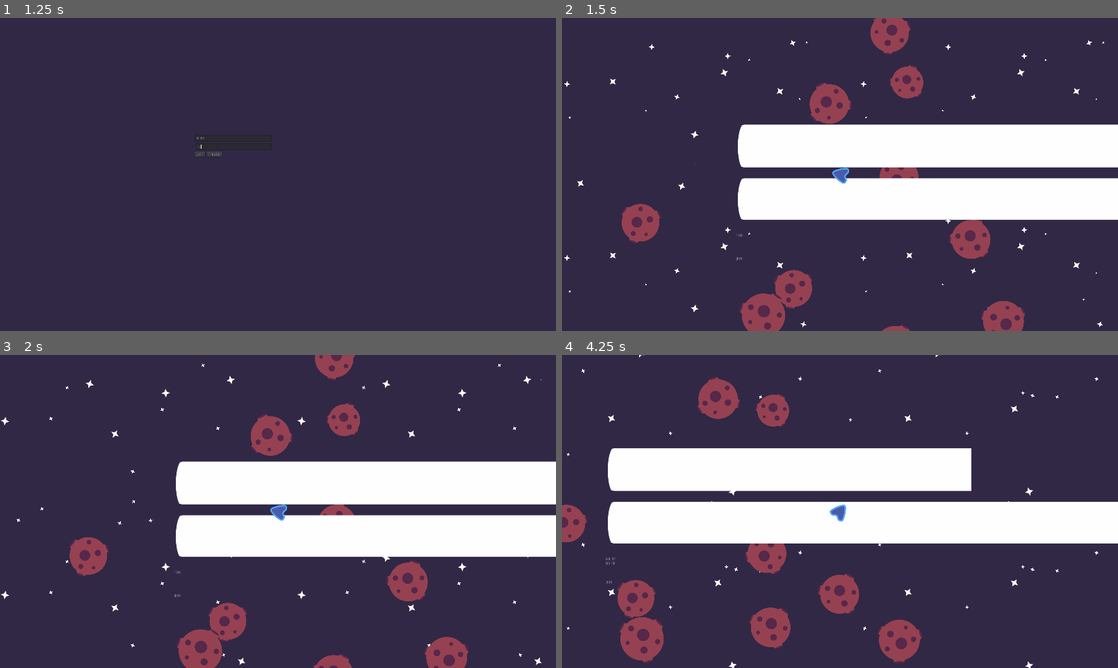
Above: before the commit, frames 1-4 (two rows, left to right).
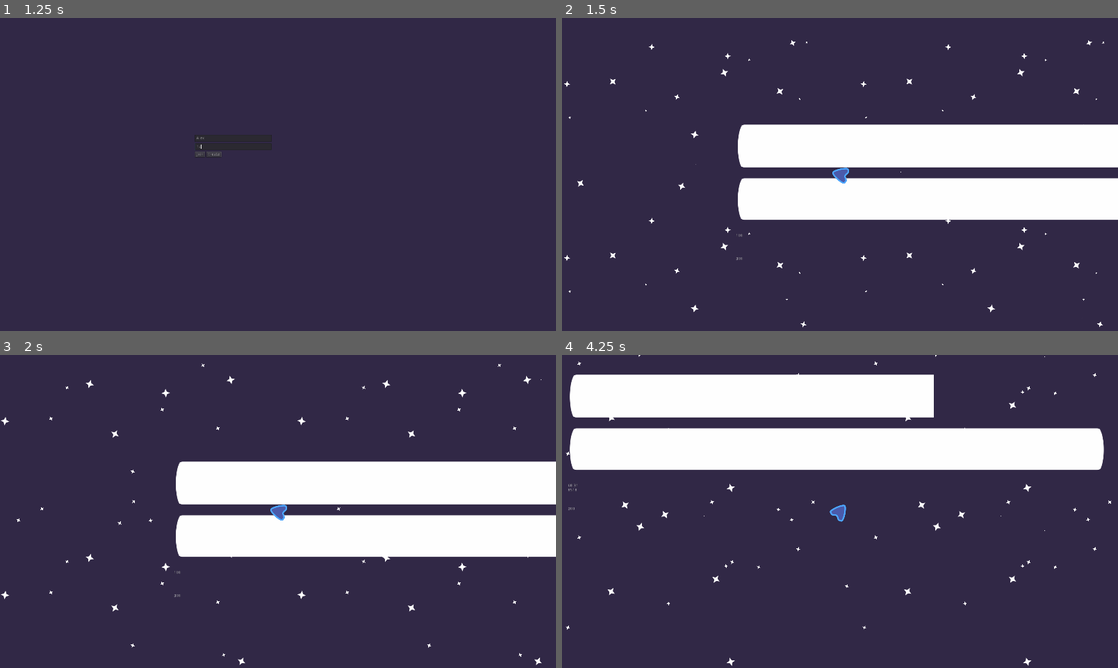
Above: after the commit, the same moments.

Repository: PIWEEK/spacehunters
Game: Godot game, scene res://Menu.tscn
The game is run twice, just before and just after one commit, with the same random seed, the same clock (stepped at 60 frames per second) and the same inputs.
Inputs (mouse positions are in pixels of both pictures, inside the frame that each line leads up to):
- Up to frame 1 (1.25 s): click (233, 136) at 0.52 s; type "Alex" at 0.6 s; click (233, 146) at 0.75 s; type "12" at 0.83 s
- Up to frame 2 (1.5 s): click "Join" at 1.25 s
- Up to frame 3 (2 s): no input
- Up to frame 4 (4.25 s): move the mouse to (962, 495) at 2.02 s; hold Right (ui_right) 2.03-2.78 s; hold Space (charge) 2.03-2.78 s; move the mouse to (728, 527) at 2.77 s; hold Down (ui_down) 2.78-3.53 s; right-click (728, 527) at 2.85 s; move the mouse to (895, 442) at 3.52 s; press the mouse at (895, 442) at 3.53 s; hold Right (ui_right) from 3.53 s (still down)

Frame 1 is identical in both runs. In frame 2, 5.7% of the frame differs, in the area x 10-84%, y 0-100%; in frame 3, 5.6%; in frame 4, 39%, in the area x 0-100%, y 0-100%.

Commit message:
asteroids remote

Diff:
--- a/Main.tscn
+++ b/Main.tscn
@@ -10,7 +10,7 @@
 [node name="Main" type="Node2D"]
 script = ExtResource( 6 )
 
-[node name="Node2D" parent="." instance=ExtResource( 4 )]
+[node name="Spawn" parent="." instance=ExtResource( 4 )]
 
 [node name="StarFieldBackground" parent="." instance=ExtResource( 3 )]
 
--- a/Network.gd
+++ b/Network.gd
@@ -5,6 +5,7 @@
 const MAX_PLAYERS = 10
 
 var players = { }
+var asteroids = {}
 var self_data = { name = '', position = Vector2(360, 180) }
 
 signal player_disconnected
@@ -28,7 +29,6 @@
     if ip.length() == 0:
         ip = DEFAULT_IP
 
-    print("dsfds ", ip)
     var peer = NetworkedMultiplayerENet.new()
     peer.create_client(ip, DEFAULT_PORT)
     get_tree().set_network_peer(peer)
@@ -67,3 +67,6 @@
 
 func update_position(id, position):
     players[id].position = position
+
+func update_asteroid(id, position, rotation_degrees, scale):
+    asteroids[id] = { position = position, rotation_degrees = rotation_degrees, scale = scale }
--- a/Objects/MovingAsteroid.gd
+++ b/Objects/MovingAsteroid.gd
@@ -11,17 +11,23 @@
 var rnd = RandomNumberGenerator.new()
 var velocity = Vector2()
 
+export var id = 0;
+
 func _ready():
-    set_rotation_degrees(_random_between(0, 360))
-    _set_random_velocity()
-    _set_random_position()
-    _set_random_size()
+    if is_network_master():
+        set_rotation_degrees(_random_between(0, 360))
+        _set_random_velocity()
+        _set_random_position()
+        _set_random_size()
 
 func _process(delta):
-    rotation_degrees += ROTATION_DEGREES * delta
+    if is_network_master():
+        rotation_degrees += ROTATION_DEGREES * delta
 
 func _physics_process(delta):
-    move_and_collide(velocity * delta)
+    if is_network_master():
+        move_and_collide(velocity * delta)
+        Network.update_asteroid(self.get_instance_id(), position, rotation_degrees, get_scale())
 
 func _set_random_position():
     global_position.x = _random_between(-MAX_POSITION, MAX_POSITION)
@@ -40,3 +46,8 @@
 func _random_between(minRnd, maxRnd):
     rnd.randomize()
     return rnd.randf_range(minRnd, maxRnd)
+
+func remote_update(update):
+    set_scale(update.scale)
+    position = update.position
+    rotation_degrees = update.rotation_degrees
--- a/Objects/MovingAsteroid.tscn
+++ b/Objects/MovingAsteroid.tscn
@@ -6,7 +6,9 @@
 [sub_resource type="CircleShape2D" id=1]
 radius = 62.0
 
-[node name="Asteroid mv" type="KinematicBody2D"]
+[node name="Asteroid mv" type="KinematicBody2D" groups=[
+"asteroid",
+]]
 script = ExtResource( 2 )
 
 [node name="Sprite" type="Sprite" parent="."]
--- a/Objects/RandomAsteroids.gd
+++ b/Objects/RandomAsteroids.gd
@@ -4,11 +4,15 @@
 const MOVING_ASTEROID = preload("res://Objects/MovingAsteroid.tscn")
 const TIMER = 30.0 # seconds
 
+puppet var remote_asteroids = {}
+var spawned_asteroids = false
+
 var _timer = null
 
 func _ready():
-    _spawn_asteroids()
-    _spawn_asteroids_periodically()
+    if is_network_master():
+        _spawn_asteroids()
+    # _spawn_asteroids_periodically()
 
 func _spawn_asteroids_periodically():
     _timer = Timer.new()
@@ -25,5 +29,35 @@
         # add it as a child of this "universe"-node
         add_child(asteroid)
 
+    spawned_asteroids = true
+
+func _process(delta: float) -> void:
+    if is_network_master():
+        rset_unreliable("remote_asteroids", Network.asteroids)
+    else:
+        if spawned_asteroids:
+            var asteroids = self.get_children()
+            for asteroid_id in remote_asteroids:
+                var asteroid = find_asteroid_by_id(asteroids, asteroid_id)
+
+                if asteroid:
+                    asteroid.remote_update(remote_asteroids[asteroid_id])
+        elif remote_asteroids:
+            for asteroid_id in remote_asteroids:
+                print('creo')
+                var asteroid = MOVING_ASTEROID.instance()
+                asteroid.id = asteroid_id
+                add_child(asteroid)
+
+            spawned_asteroids = true
+
+func find_asteroid_by_id(asteroids, id):
+    for child in asteroids:
+        print('find ', id, ' / ', child.id)
+        if(child.id == id):
+            return child
+
+    return null
+
 func _on_Timer_timeout():
     _spawn_asteroids()
--- a/Objects/RandomAsteroids.tscn
+++ b/Objects/RandomAsteroids.tscn
@@ -2,5 +2,5 @@
 
 [ext_resource path="res://Objects/RandomAsteroids.gd" type="Script" id=1]
 
-[node name="Node2D" type="Node2D"]
+[node name="SpawnAsteroids" type="Node2D"]
 script = ExtResource( 1 )
